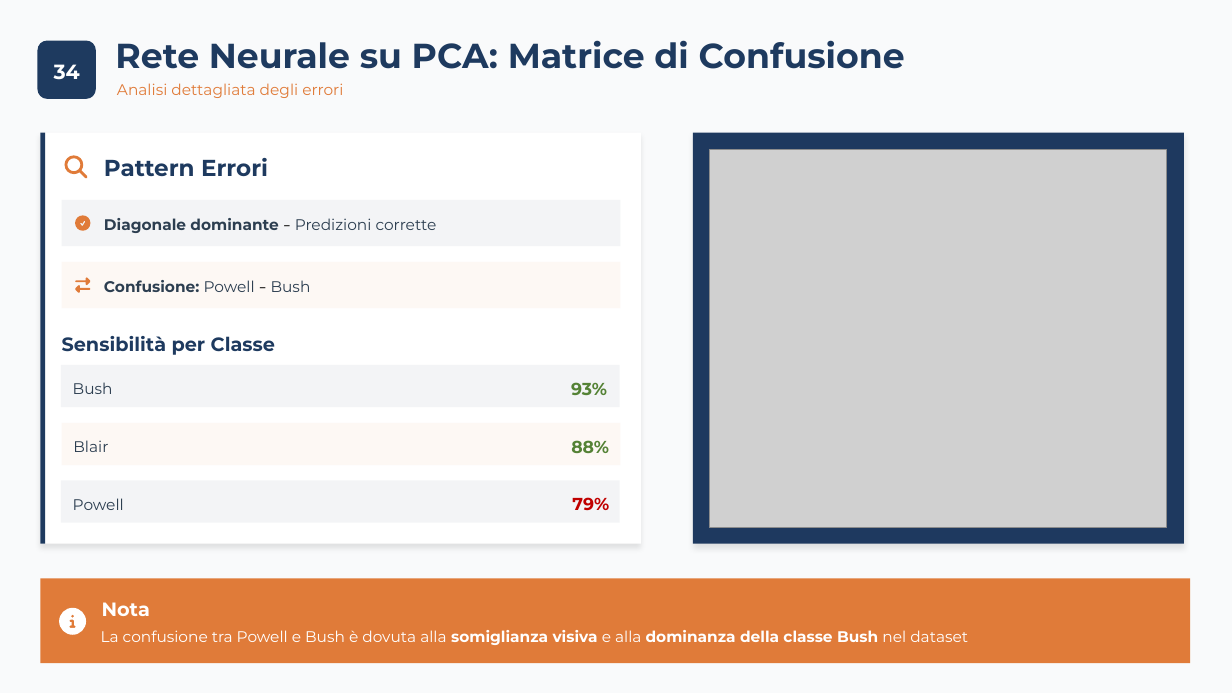
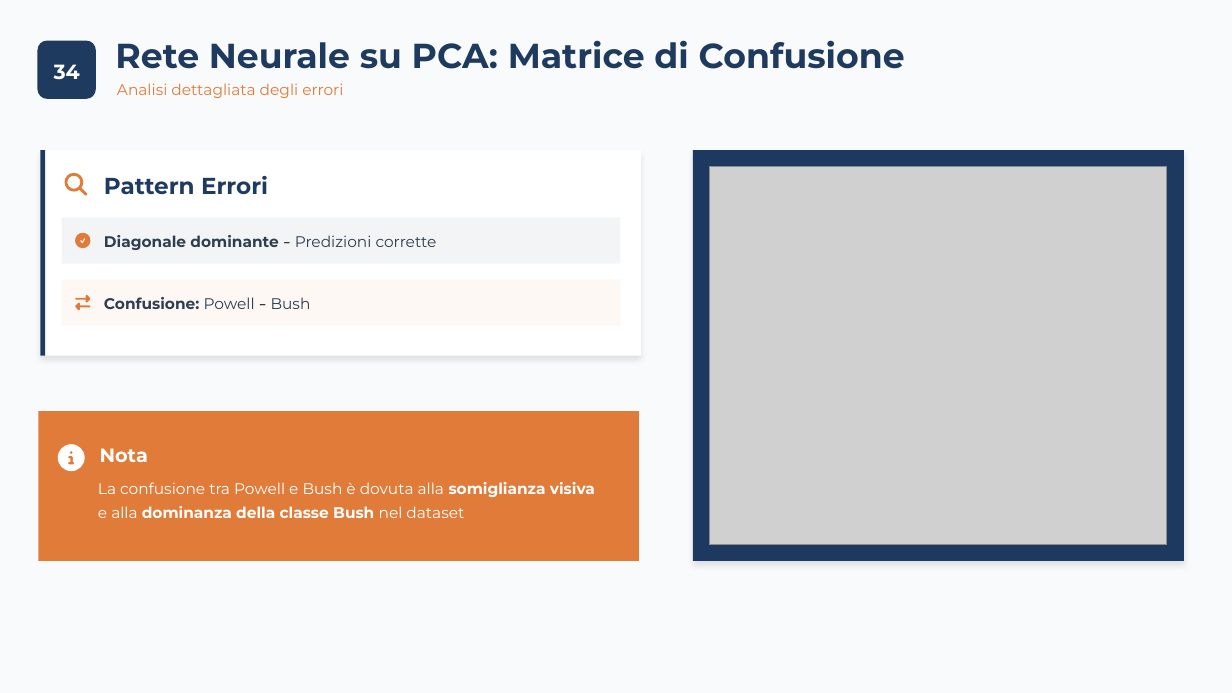
Before and after one commit to carrieroroberto/face-recognition-dimensionality-reduction, a slide deck: slide 36 of results/presentation/Carriero, Leone - Analisi Comparativa per Riduzione Dimensionale, Approccio Lineare e Non-Lineare per Riconoscimento e Verifica Facciale.pptx. Drawn at 1232x693 pixels with LibreOffice and Linux fonts; fonts in the diff are those of the drawing; grey boxes stand for pictures. Boxes give left, top, right and bottom in pixels: in the first picture for what was removed or moved away, otherwise in the second. Text is boxed around its words. In the diff, an @@ line names an element or a change of style, - is before the commit and + after.

```diff
--- a/results/presentation/Carriero, Leone - Analisi Comparativa per Riduzione Dimensionale, Approccio Lineare e Non-Lineare per Riconoscimento e Verifica Facciale.pptx
+++ b/results/presentation/Carriero, Leone - Analisi Comparativa per Riduzione Dimensionale, Approccio Lineare e Non-Lineare per Riconoscimento e Verifica Facciale.pptx
@@ freeform shape: place and size @@
-freeform shape at (41, 133, 641, 544)
+freeform shape at (41, 151, 641, 356)
@@ freeform shape: place and size @@
-freeform shape at (41, 133, 45, 544)
+freeform shape at (41, 151, 45, 356)
@@ 3 texts, 2 freeform shapes, 1 picture: place and size @@
-3 texts, 2 freeform shapes, 1 picture at (62, 150, 1167, 528)
+3 texts, 2 freeform shapes, 1 picture at (62, 167, 1167, 545)
@@ 4 freeform shapes: place and size @@
-4 freeform shapes at (65, 133, 1184, 544)
+4 freeform shapes at (65, 151, 1184, 562)
@@ text removed at (62, 336, 275, 355) @@
-Sensibilità per Classe
@@ freeform shape removed at (61, 365, 620, 408) @@
@@ text removed at (73, 382, 113, 394) @@
-Bush
@@ text removed at (571, 382, 607, 395) @@
-93%
@@ freeform shape: place and size @@
-freeform shape at (41, 579, 1190, 664)
+freeform shape at (39, 411, 640, 561)
@@ freeform shape: place and size @@
-freeform shape at (59, 608, 86, 635)
+freeform shape at (57, 445, 84, 471)
@@ freeform shape removed at (62, 423, 621, 466) @@
@@ text removed at (73, 440, 108, 452) @@
-Blair
@@ text "Nota": place and size @@
-text "Nota" at (102, 602, 150, 616)
+text "Nota" at (100, 448, 148, 462)
@@ text removed at (571, 440, 609, 453) @@
-88%
@@ text "La confusione tra Powell e ..." rewrapped from (101, 630, 968, 645) to (98, 482, 595, 518) @@
@@ freeform shape removed at (61, 481, 620, 523) @@
@@ text removed at (73, 498, 124, 510) @@
-Powell
@@ text removed at (572, 497, 609, 511) @@
-79%
```
Also in this commit, not shown: 31 other slides changed, 2 other files.
